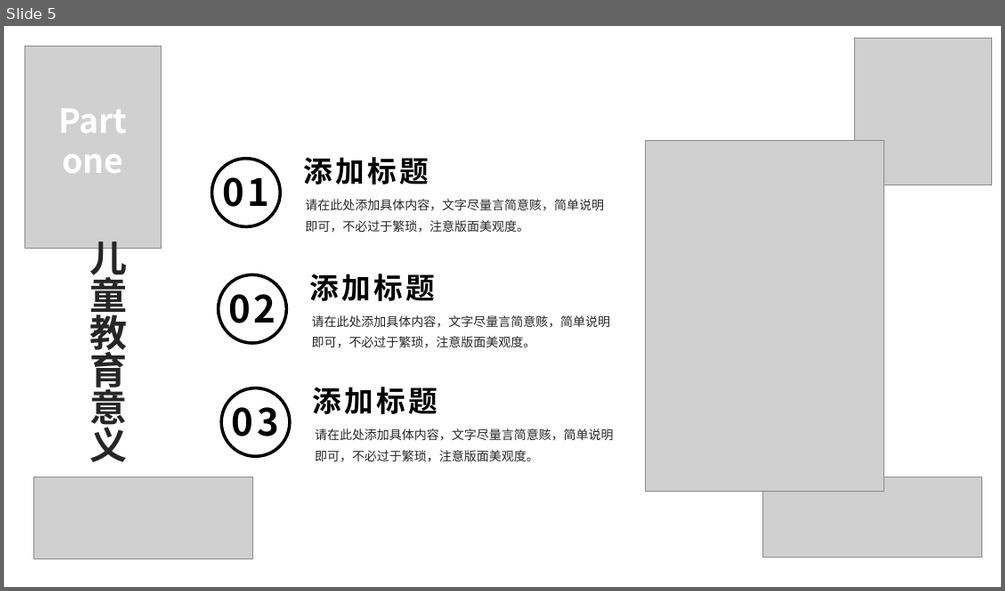
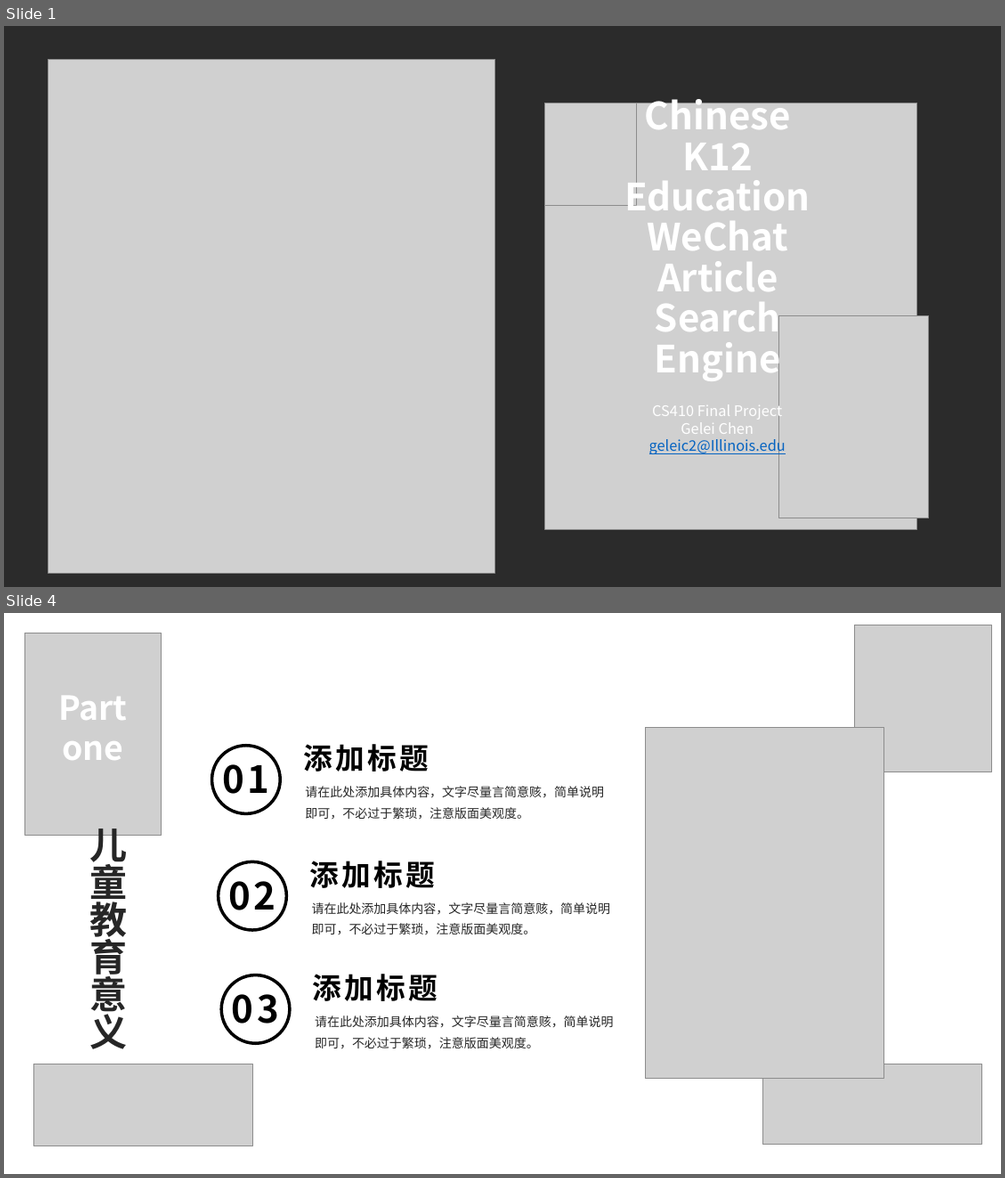
Before and after one commit to hao44le/CS410-FinalProject, a slide deck: slides/CS410-geleic2-final_project.pptx. Shown one above the other, each under a label of ours: slide 5 before the commit, slides 1 and 4 after it; the slides between them are not shown. The pictures are 1005x591 and 1005x1178 pixels, drawn with LibreOffice and Linux fonts; fonts in the diff are those of the drawing; grey boxes stand for pictures; background and template pictures are left out; a plain dark background stands for a picture behind light text. Boxes give left, top, right and bottom in pixels: in the first picture for what was removed or moved away, otherwise in the second. Text is boxed around its words. In the diff, an @@ line names an element or a change of style, - is before the commit and + after.

```diff
--- a/slides/CS410-geleic2-final_project.pptx
+++ b/slides/CS410-geleic2-final_project.pptx
@@ slide 1 added at (4,26,1001,587), background picture (left out) @@
@@ picture added at (48,59,495,572) @@
@@ picture added at (544,103,917,529) @@
@@ picture added at (544,103,637,206) @@
@@ text added at (625,92,810,381), 36 pt, text #FFFFFF, bold @@
+Chinese K12 Education WeChat Article Search Engine
@@ picture added at (778,316,928,518) @@
@@ text added at (649,402,785,456), 14 pt, text #FFFFFF @@
+CS410 Final Project
+Gelei Chen
+geleic2@Illinois.edu
@@ what was slide 5 is now slide 4 @@
```
Also in this commit, not shown: 2 slides changed, 1 other slide added, 3 slides removed, 1 other file.
